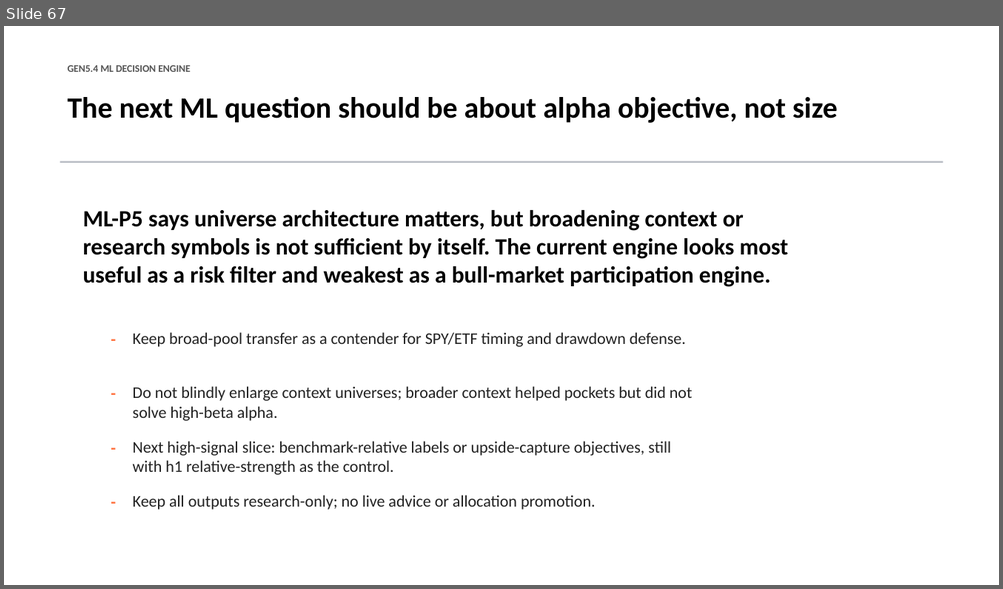
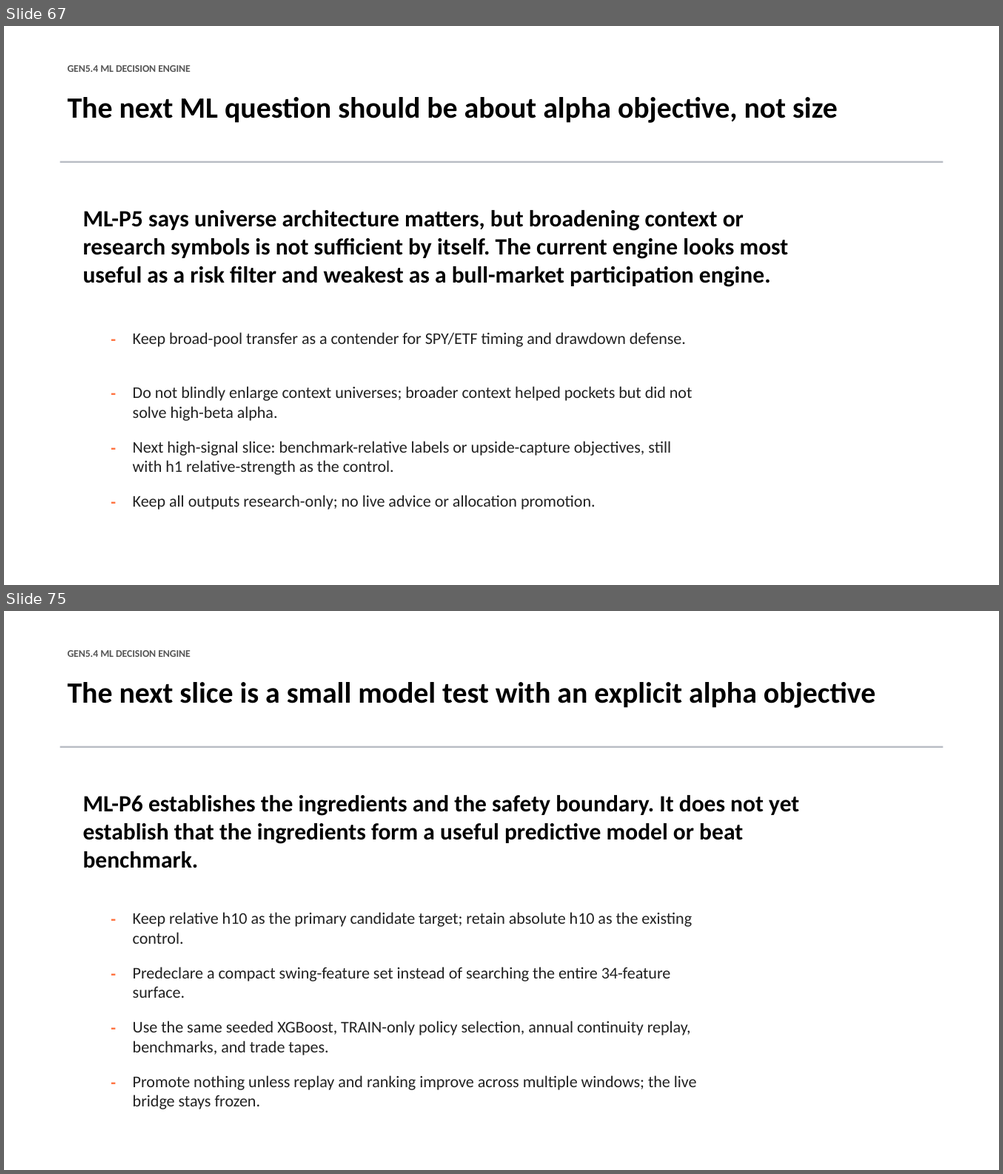
Before and after one commit to Francisc0Franc0/Time-Series-Modeling-Gen5, a slide deck: presentations/gen5_4_ml_decision_engine_incremental_build.pptx. Shown one above the other, each under a label of ours: slide 67 before the commit, slides 67 and 75 after it; the slides between them are not shown. The pictures are 1003x589 and 1003x1174 pixels, drawn with LibreOffice and Linux fonts; fonts in the diff are those of the drawing. Boxes give left, top, right and bottom in pixels: in the first picture for what was removed or moved away, otherwise in the second. Text is boxed around its words. In the diff, an @@ line names an element or a change of style, - is before the commit and + after.

Commit message:
Add Gen5.4 swing feature audit

```diff
--- a/presentations/gen5_4_ml_decision_engine_incremental_build.pptx
+++ b/presentations/gen5_4_ml_decision_engine_incremental_build.pptx
@@ slide 75 added at (x1=4, y1=611, x2=999, y2=1170), background #FFFFFF @@
@@ text added at (x1=68, y1=650, x2=190, y2=657), 9.8 pt, text #555555, bold @@
+GEN5.4 ML DECISION ENGINE
@@ text added at (x1=68, y1=682, x2=875, y2=708), 28.5 pt, text #000000, bold @@
+The next slice is a small model test with an explicit alpha objective
@@ rectangle added at (x1=60, y1=746, x2=942, y2=748), fill #B8BCC4 @@
@@ text added at (x1=83, y1=795, x2=799, y2=844), 22.5 pt, text #000000, bold @@
+ML-P6 establishes the ingredients and the safety boundary. It does not yet establish that the ingredients form a useful predictive model or beat benchmark.
@@ text added at (x1=103, y1=906, x2=119, y2=925), 15.8 pt, text #FF6B35, bold @@
+-
@@ text added at (x1=133, y1=912, x2=691, y2=944), 15.8 pt, text #222222 @@
+Keep relative h10 as the primary candidate target; retain absolute h10 as the existing control.
@@ text added at (x1=103, y1=960, x2=119, y2=980), 15.8 pt, text #FF6B35, bold @@
+-
@@ text added at (x1=133, y1=967, x2=671, y2=998), 15.8 pt, text #222222 @@
+Predeclare a compact swing-feature set instead of searching the entire 34-feature surface.
@@ text added at (x1=103, y1=1014, x2=119, y2=1035), 15.8 pt, text #FF6B35, bold @@
+-
@@ text added at (x1=133, y1=1021, x2=691, y2=1056), 15.8 pt, text #222222 @@
+Use the same seeded XGBoost, TRAIN-only policy selection, annual continuity replay, benchmarks, and trade tapes.
@@ text added at (x1=103, y1=1069, x2=119, y2=1089), 15.8 pt, text #FF6B35, bold @@
+-
@@ text added at (x1=133, y1=1076, x2=697, y2=1110), 15.8 pt, text #222222 @@
+Promote nothing unless replay and ranking improve across multiple windows; the live bridge stays frozen.
```
Also in this commit, not shown: 7 other slides added, 4 other files.
